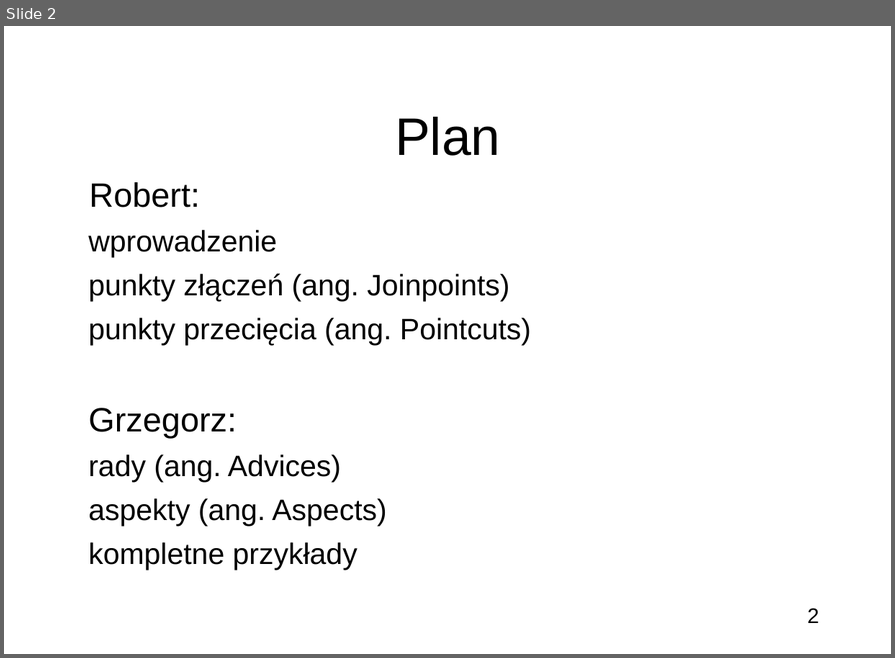
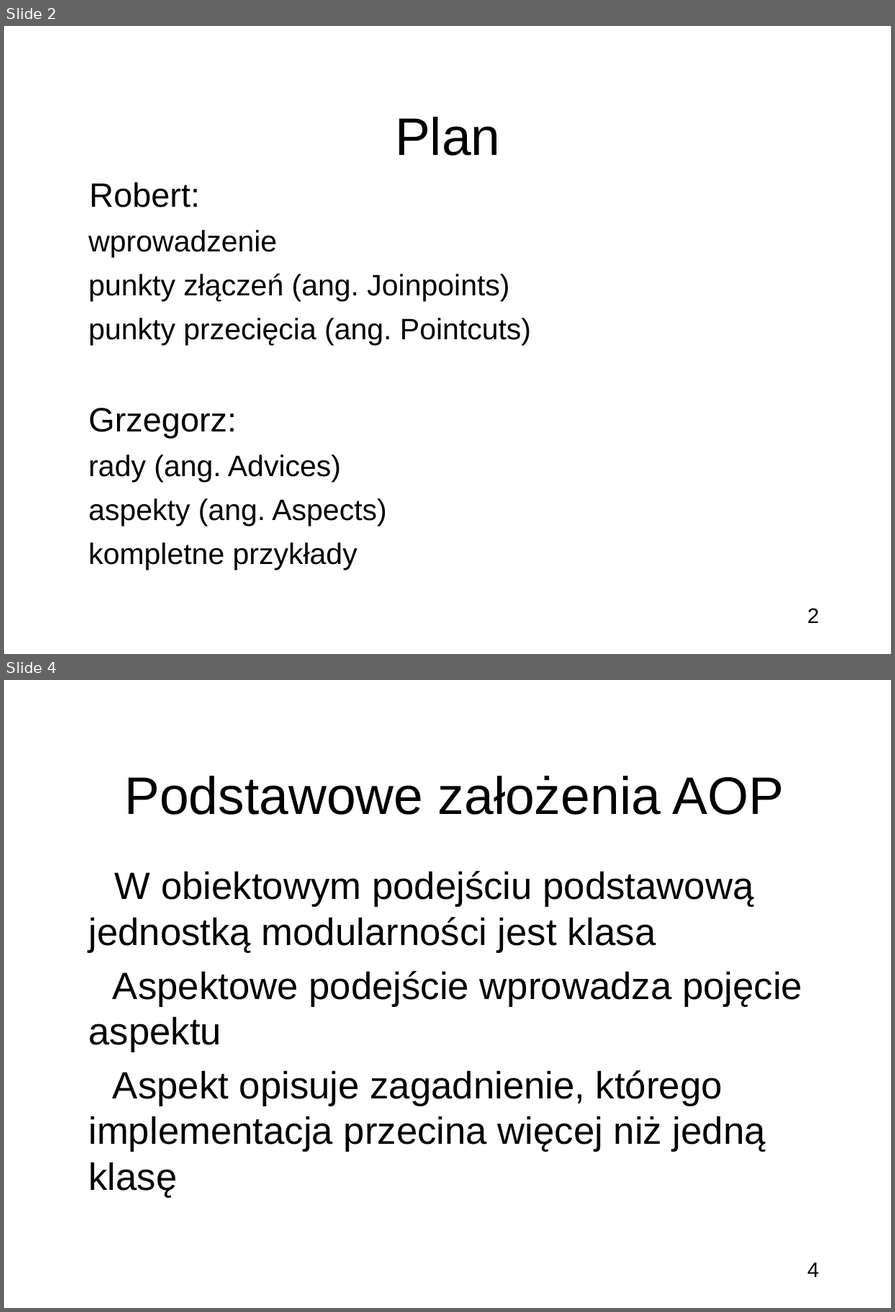
Before and after one commit to bercik/zti_seminar, a slide deck: prezentacja.odp. Shown one above the other, each under a label of ours: slide 2 before the commit, slides 2 and 4 after it; the slides between them are not shown. The pictures are 895x658 and 895x1312 pixels, drawn with LibreOffice and Linux fonts; fonts in the diff are those of the drawing; background and template pictures are left out. Boxes give left, top, right and bottom in pixels: in the first picture for what was removed or moved away, otherwise in the second. Text is boxed around its words. In the diff, an @@ line names an element or a change of style, - is before the commit and + after.

Commit message:
Add slides

```diff
--- a/prezentacja.odp
+++ b/prezentacja.odp
@@ slide 4 added at [4, 680, 891, 1308], background picture (left out); not listed: 1 template element that a slide beside it also shows @@
@@ title added at [124, 776, 783, 815], 50 pt, text #000000 @@
+Podstawowe założenia AOP
@@ subtitle added at [88, 871, 802, 1197], 36 pt, text #000000 @@
+1) W obiektowym podejściu podstawową jednostką modularności jest klasa
+2) Aspektowe podejście wprowadza pojęcie aspektu
+3) Aspekt opisuje zagadnienie, którego implementacja przecina więcej niż jedną klasę
```
Also in this commit, not shown: 5 other slides added, 2 slides removed.
